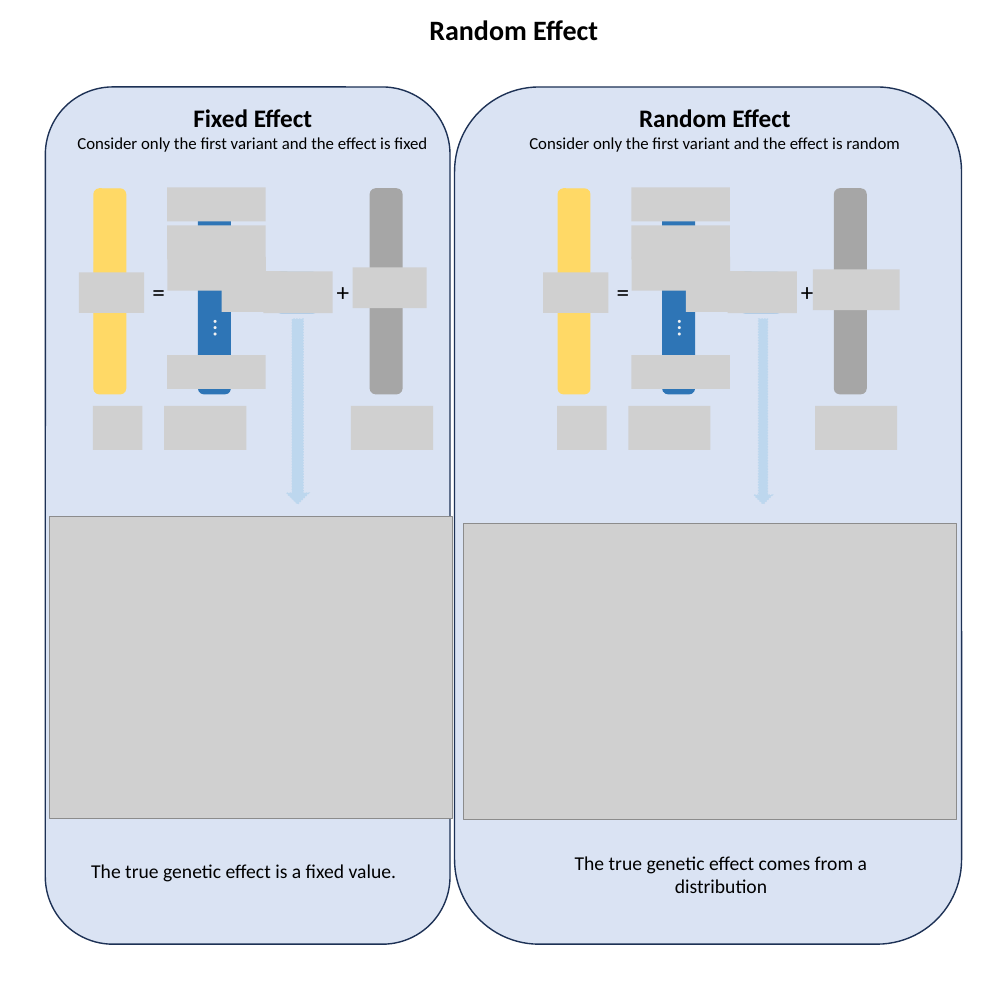
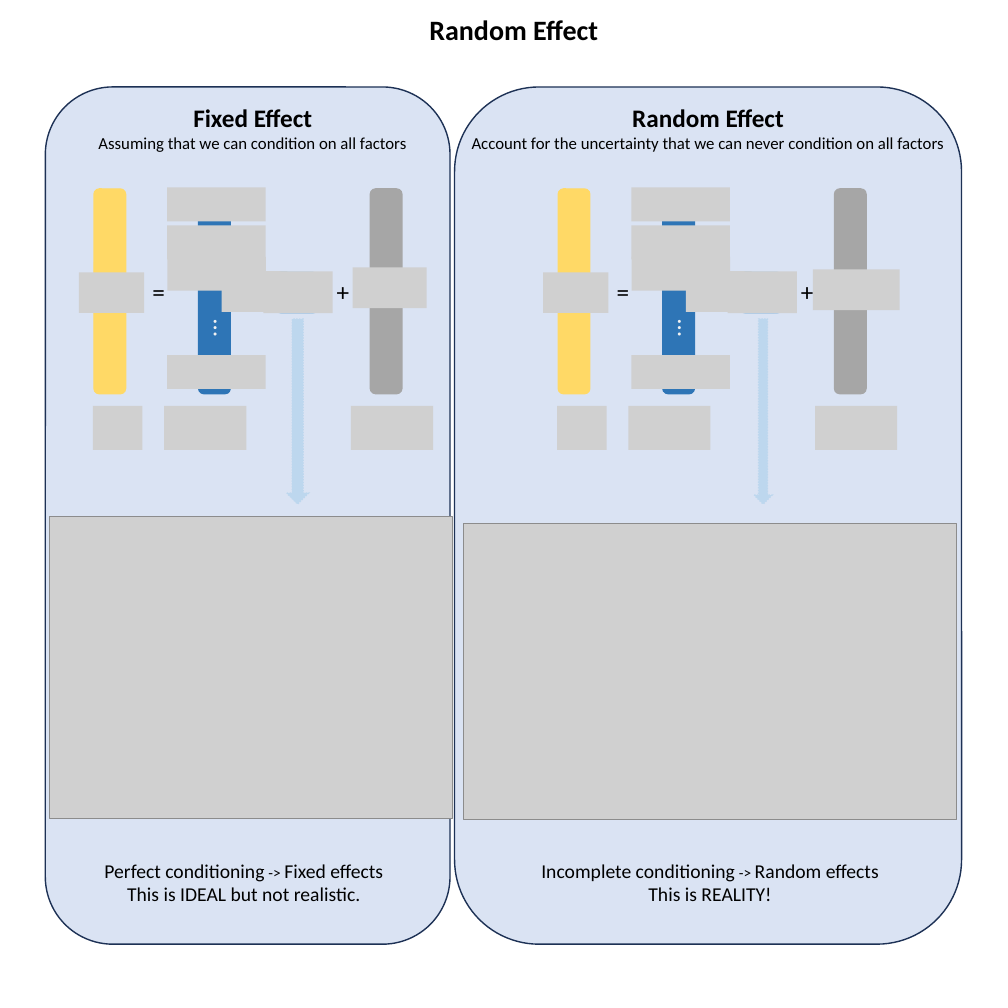
Before and after one commit to StatFunGen/statgen-prerequisites, a slide deck: slide 11 of graphical_summary/slides.pptx. Drawn at 1008x1008 pixels with LibreOffice and Linux fonts; fonts in the diff are those of the drawing; grey boxes stand for pictures. Boxes give left, top, right and bottom in pixels: in the first picture for what was removed or moved away, otherwise in the second. Text is boxed around its words. In the diff, an @@ line names an element or a change of style, - is before the commit and + after.

```diff
--- a/graphical_summary/slides.pptx
+++ b/graphical_summary/slides.pptx
@@ text "Random Effect": place and size @@
-text "Random Effect" at bbox=[254, 109, 899, 152]
+text "Random Effect" at bbox=[472, 137, 943, 152]
@@ text at bbox=[98, 137, 406, 152]: text changed @@
-Consider only the first variant and the effect is fixed
+Assuming that we can condition on all factors
@@ text at bbox=[472, 137, 943, 152]: text changed @@
-Consider only the first variant and the effect is random
+Account for the uncertainty that we can never condition on all factors
@@ text at bbox=[104, 864, 383, 901]: text changed @@
-The true genetic effect is a fixed value.
+Perfect conditioning -> Fixed effects
+This is IDEAL but not realistic.
@@ text at bbox=[541, 864, 879, 901]: text changed @@
-The true genetic effect comes from a distribution
+Incomplete conditioning -> Random effects
+This is REALITY!
```
Also in this commit, not shown: 2 other slides changed, 10 other files.
